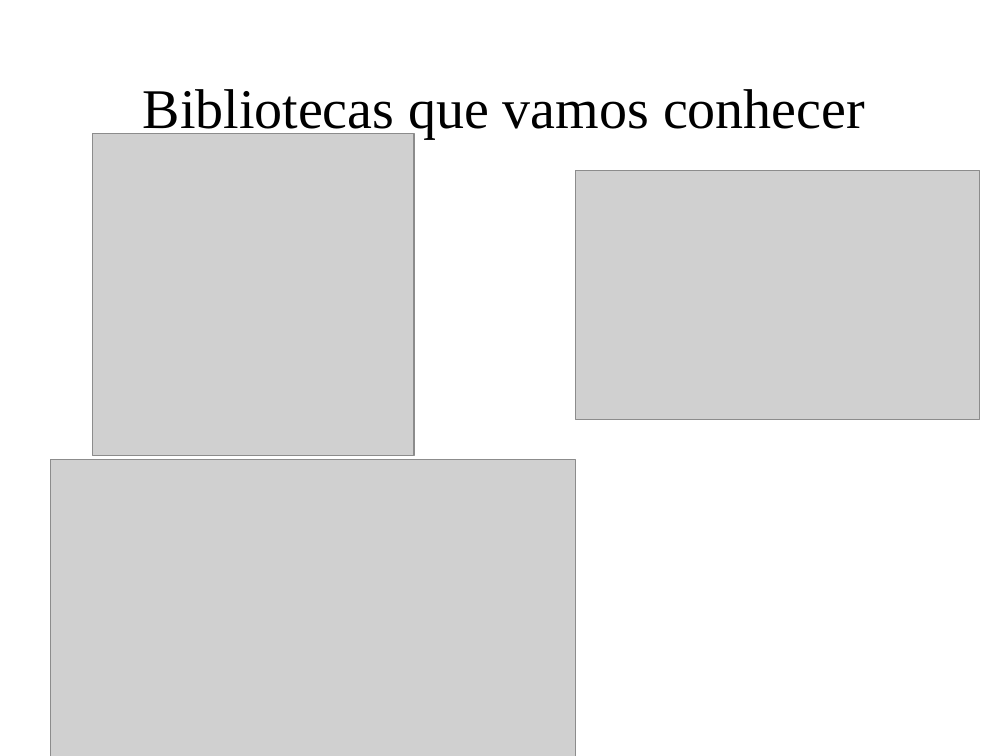
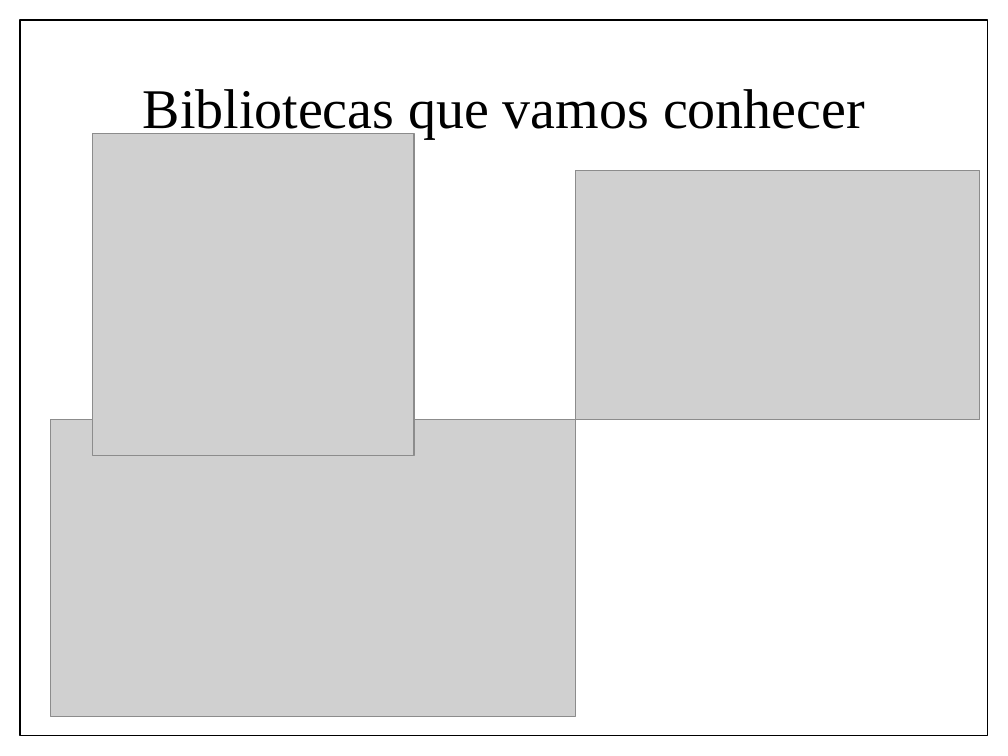
Before and after one commit to IgorSantos1996/MathwithPython, a slide deck: slide 5 of MatematicaPython.pptx. Drawn at 1008x756 pixels with LibreOffice and Linux fonts; fonts in the diff are those of the drawing; grey boxes stand for pictures. Boxes give left, top, right and bottom in pixels: in the first picture for what was removed or moved away, otherwise in the second. Text is boxed around its words. In the diff, an @@ line names an element or a change of style, - is before the commit and + after.

```diff
--- a/MatematicaPython.pptx
+++ b/MatematicaPython.pptx
@@ rectangle added at bbox=[20, 20, 988, 736], fill #FFFFFF, outline #000000 1 pt @@
@@ picture: place and size @@
-picture at bbox=[50, 459, 576, 756]
+picture at bbox=[50, 419, 576, 717]
```
Also in this commit, not shown: 9 other slides changed, 5 slides added, 1 other file.
